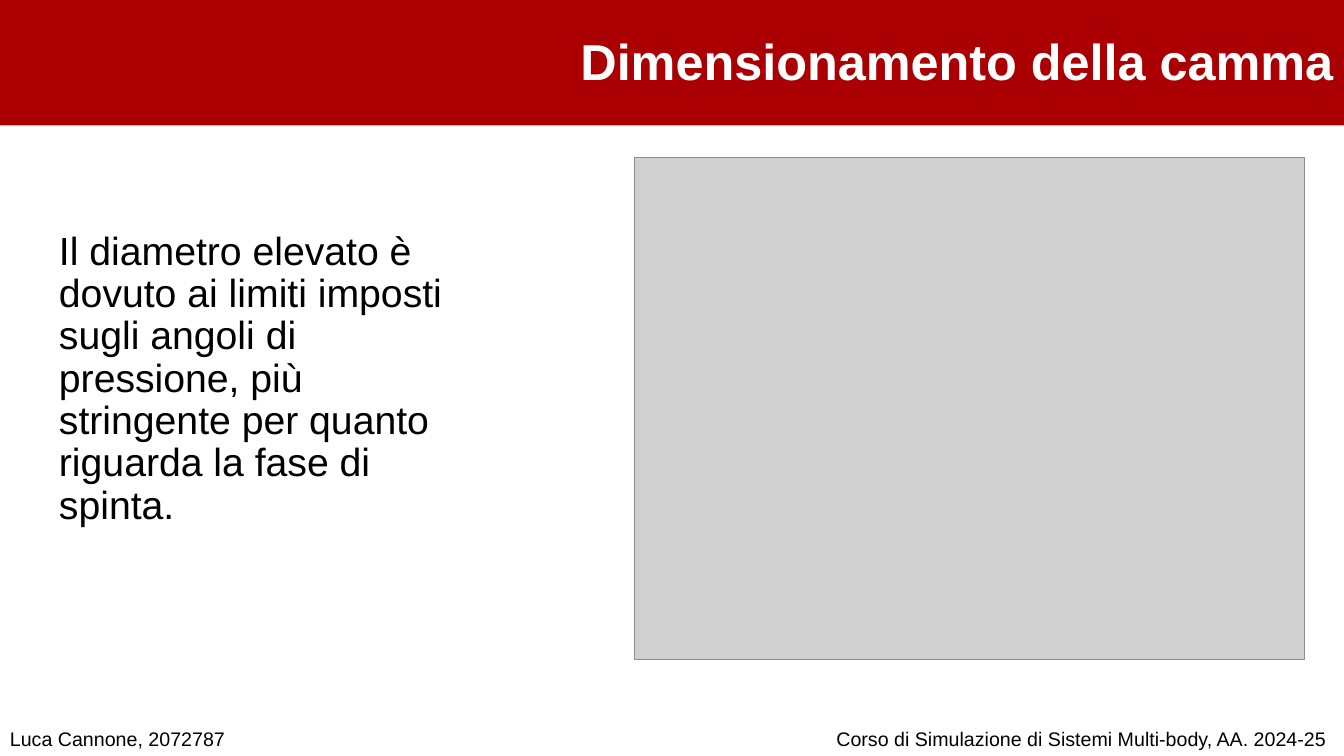
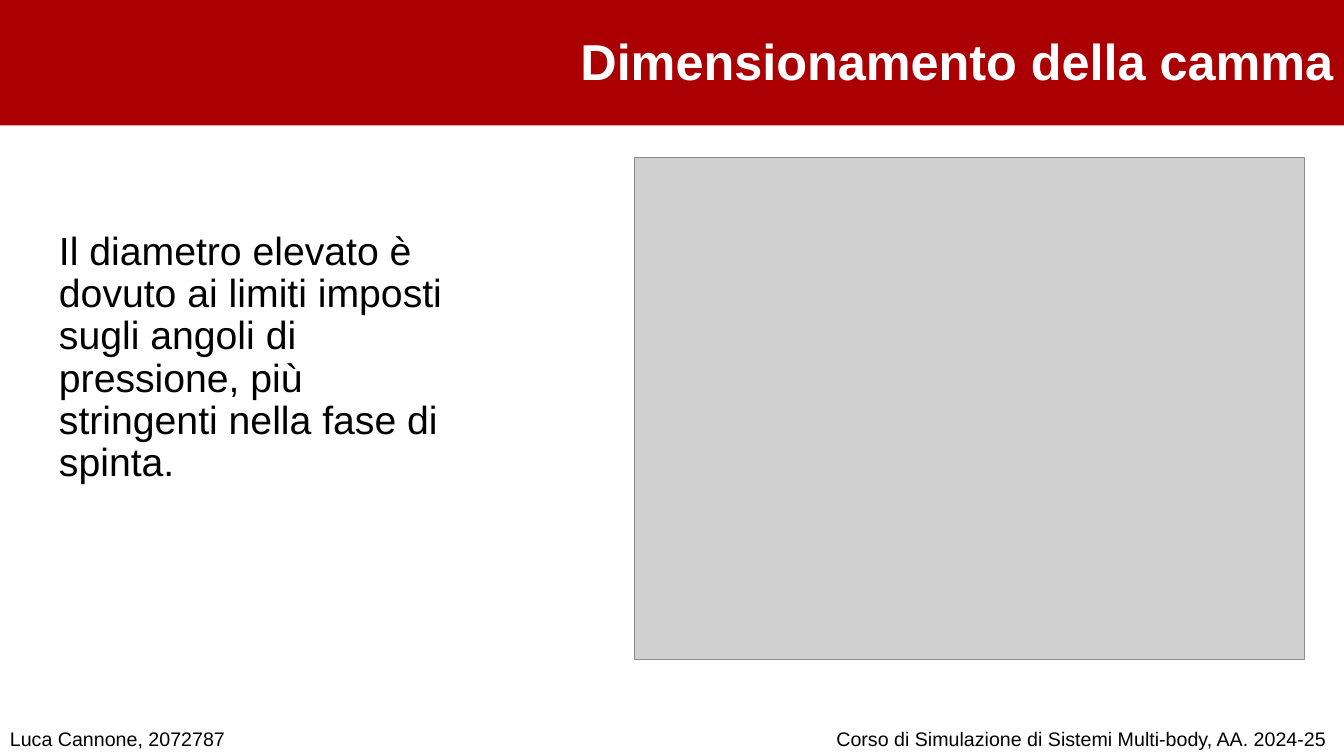
Before and after one commit to cannoneluca/Progetto_Simulazione_MultiBody, a slide deck: slide 23 of Presentazione .pptx. Drawn at 1344x756 pixels with LibreOffice and Linux fonts; fonts in the diff are those of the drawing; grey boxes stand for pictures; background and template pictures are left out. Boxes give left, top, right and bottom in pixels: in the first picture for what was removed or moved away, otherwise in the second. Text is boxed around its words. In the diff, an @@ line names an element or a change of style, - is before the commit and + after.

```diff
--- a/Presentazione .pptx
+++ b/Presentazione .pptx
@@ text at [59,236,442,484]: text changed @@
-Il diametro elevato è dovuto ai limiti imposti sugli angoli di pressione, più stringente per quanto riguarda la fase di spinta.
+Il diametro elevato è dovuto ai limiti imposti sugli angoli di pressione, più stringenti nella fase di spinta.
```
Also in this commit, not shown: 18 other slides changed, 1 slide added, 1 slide removed.
